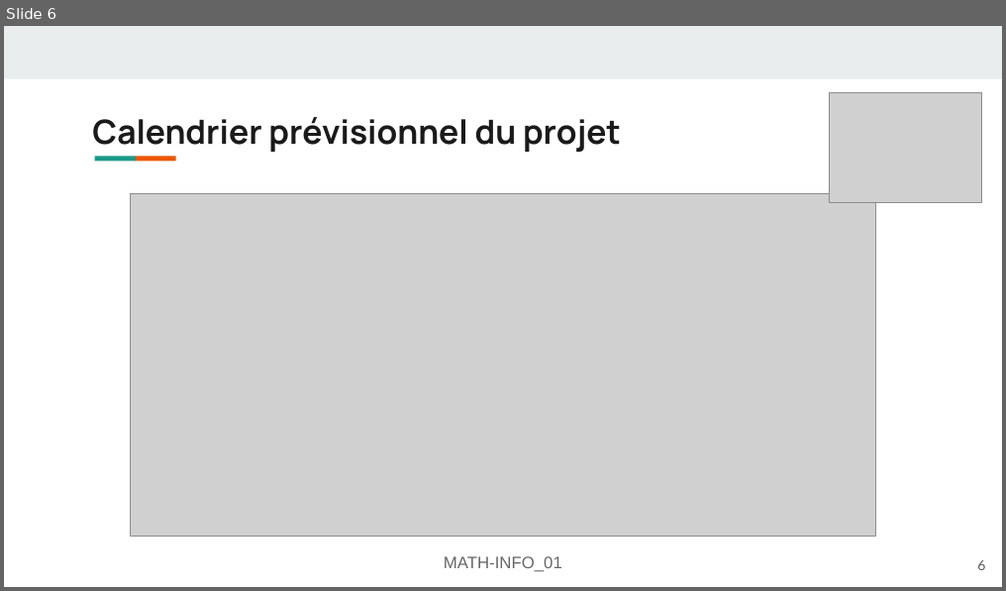
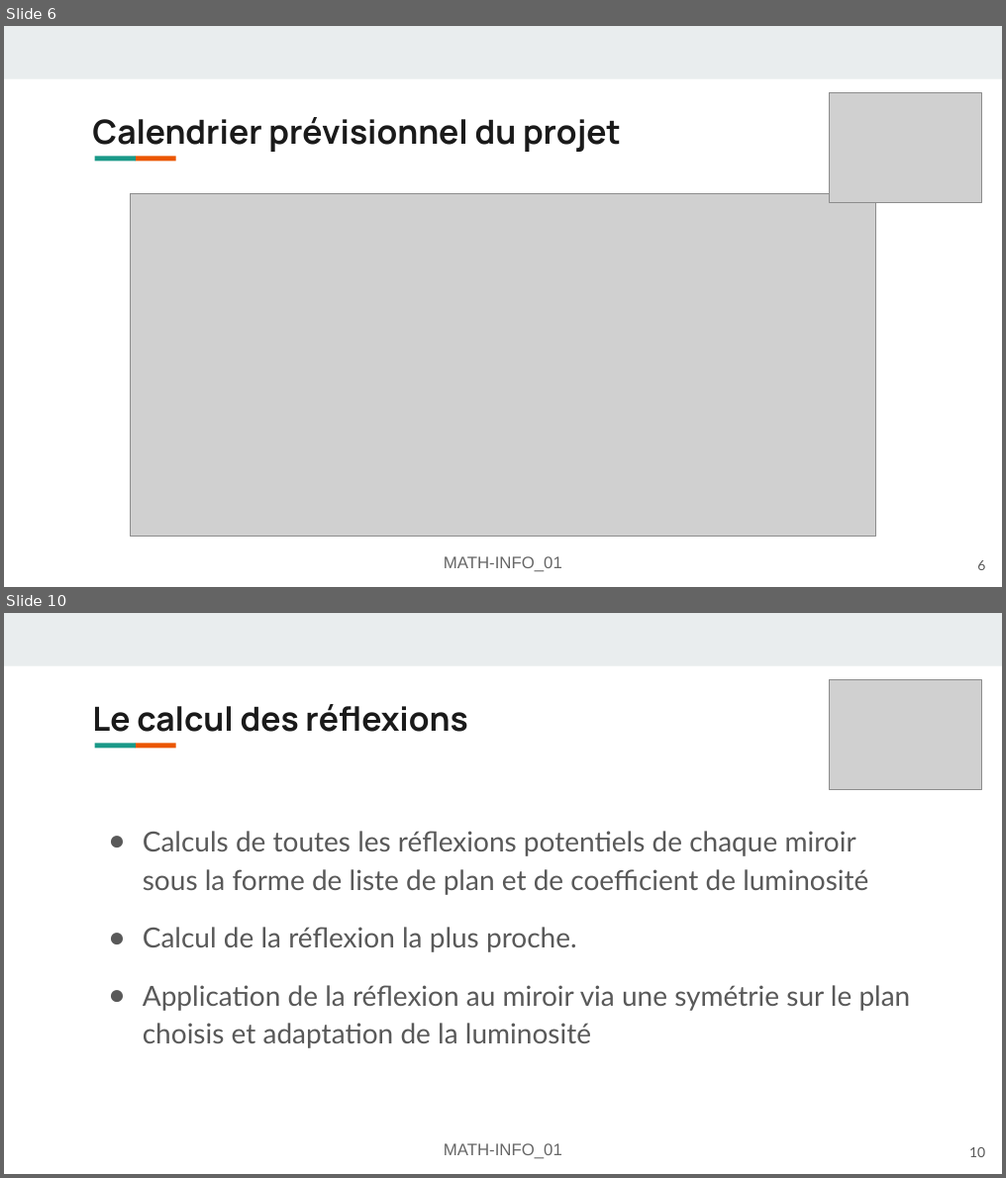
Before and after one commit to FlashOnFire/MirrorVerse, a slide deck: project_managment/presentation1.odp. Shown one above the other, each under a label of ours: slide 6 before the commit, slides 6 and 10 after it; the slides between them are not shown. The pictures are 1006x591 and 1006x1178 pixels, drawn with LibreOffice and Linux fonts; fonts in the diff are those of the drawing; grey boxes stand for pictures. Boxes give left, top, right and bottom in pixels: in the first picture for what was removed or moved away, otherwise in the second. Text is boxed around its words. In the diff, an @@ line names an element or a change of style, - is before the commit and + after.

```diff
--- a/project_managment/presentation1.odp
+++ b/project_managment/presentation1.odp
@@ slide 10 added at <box>4,613,1002,1174</box>, background #FFFFFF; not listed: 3 template elements that a slide beside it also shows @@
@@ picture added at <box>830,680,982,789</box> @@
@@ title added at <box>92,704,467,732</box>, 24.1 pt, text #1A1A1A, bold @@
+Le calcul des réflexions
@@ text added at <box>143,831,911,1049</box>, 20 pt, text #595959 @@
+● Calculs de toutes les réflexions potentiels de chaque miroir sous la forme de liste de plan et de coefficient de luminosité
+● Calcul de la réflexion la plus proche.
+● Application de la réflexion au miroir via une symétrie sur le plan choisis et adaptation de la luminosité
@@ text added at <box>444,1144,562,1159</box>, 12 pt, text #666666 @@
+MATH-INFO_01
@@ page number added at <box>969,1148,985,1157</box>, 10 pt, text #595959 @@
+10
```
Also in this commit, not shown: 3 other slides added, 2 other files.
